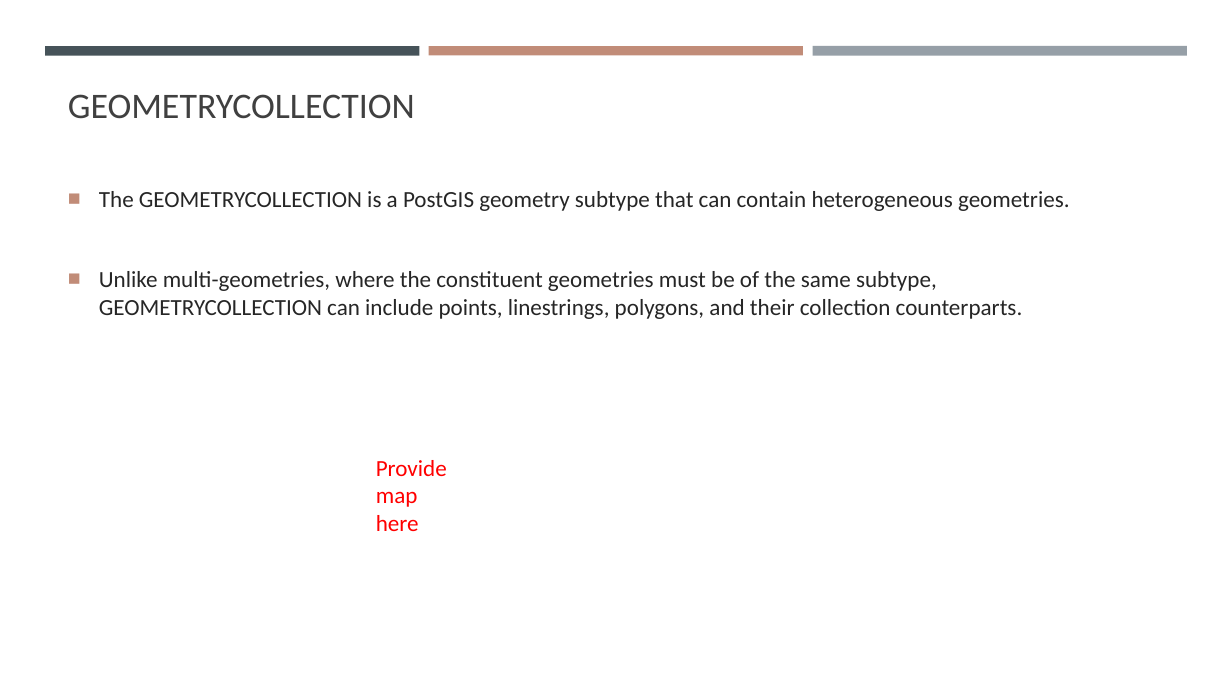
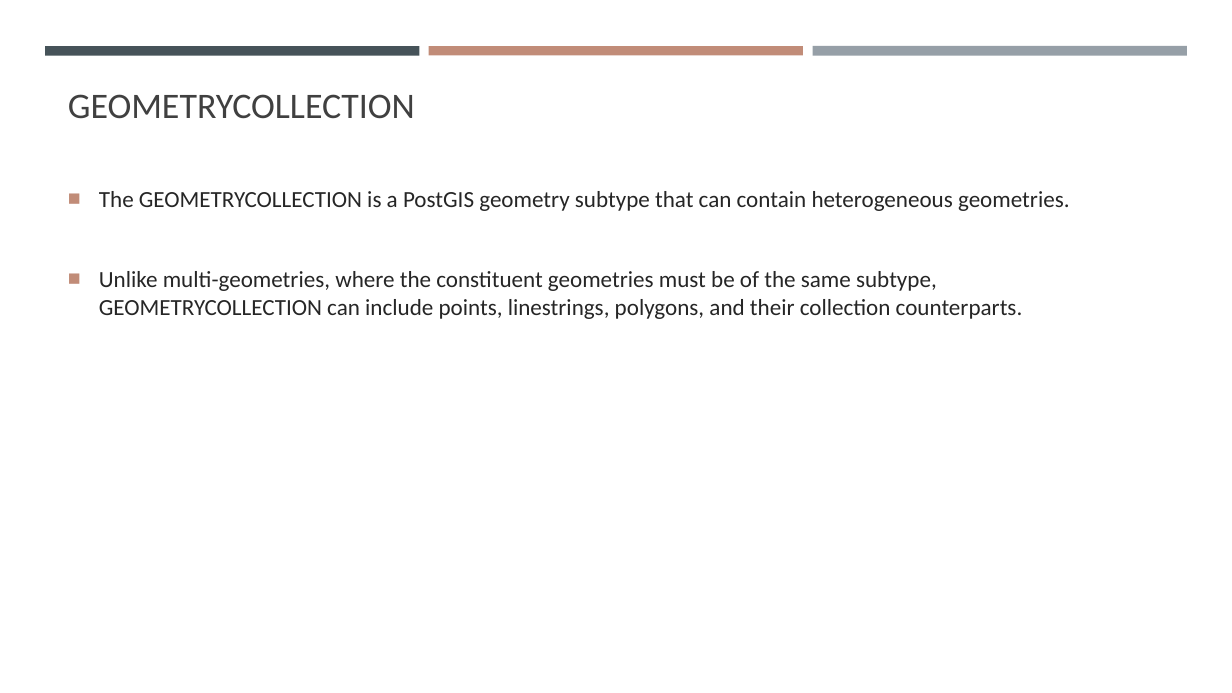
Before and after one commit to gisynw/ssj-376, a slide deck: slide 30 of docs/Lectures/Week03/Week03_SpatialData.pptx (slide 16 before the commit). Drawn at 1232x693 pixels with LibreOffice and Linux fonts; fonts in the diff are those of the drawing. Boxes give left, top, right and bottom in pixels: in the first picture for what was removed or moved away, otherwise in the second. Text is boxed around its words. In the diff, an @@ line names an element or a change of style, - is before the commit and + after.

```diff
--- a/docs/Lectures/Week03/Week03_SpatialData.pptx
+++ b/docs/Lectures/Week03/Week03_SpatialData.pptx
@@ text removed at [376, 460, 447, 531] @@
-Provide map here
```
Also in this commit, not shown: 14 other slides changed, 4 slides added, 5 slides removed, 4 other files.
